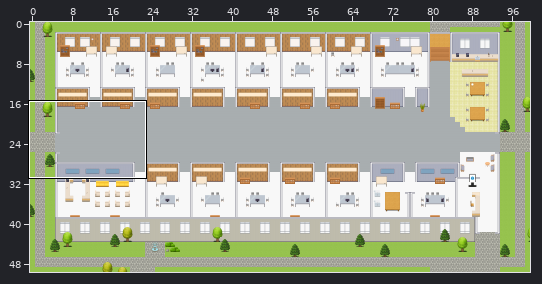
Tiled map (JSON): maps/CS-Product-Fulfillment-Platform.tmj. Above, an overview of the earlier version with the close-up marked.
Close-up. Earlier state:
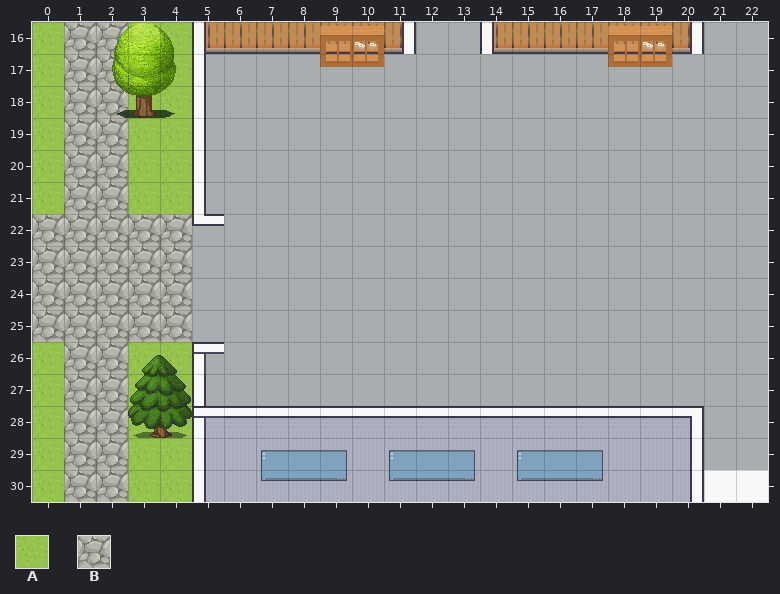
Cells are 32x32 px. Shown: x 0..22, y 16..30. The commit also changed other parts of the map, which this record leaves out.
Key: from "Exterior": A 629, B 638.
_ is an empty cell, # one hidden under a higher layer.
Layers that did not change in this view are not listed.
Layer "outside" before, first column x 0:
16 ABBAA##################
17 ABB#A##################
18 ABBAA##################
19 ABBAA##################
20 ABBAA##################
21 ABBAA##################
22 BBBBB##################
23 BBBBB##################
24 BBBBB##################
25 BBBBB##################
26 ABBAA##################
27 ABBAA##################
28 ABBAA##################
29 ABBAA##################
30 ABBAA##################
Once edited:
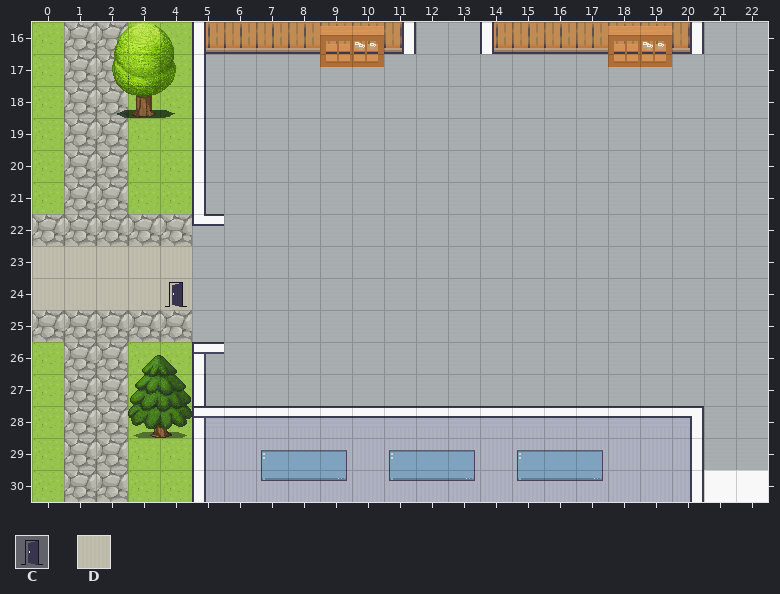
Further tiles: from "User_Zones": C 65; from "room2": D 328.
From old to new:
Changed rows in their new state; . is an unchanged cell.
Layer "outside":
first column x 0:
23 DDDDD
24 DDDDD
Layer "zones":
first column x 4:
24 C
